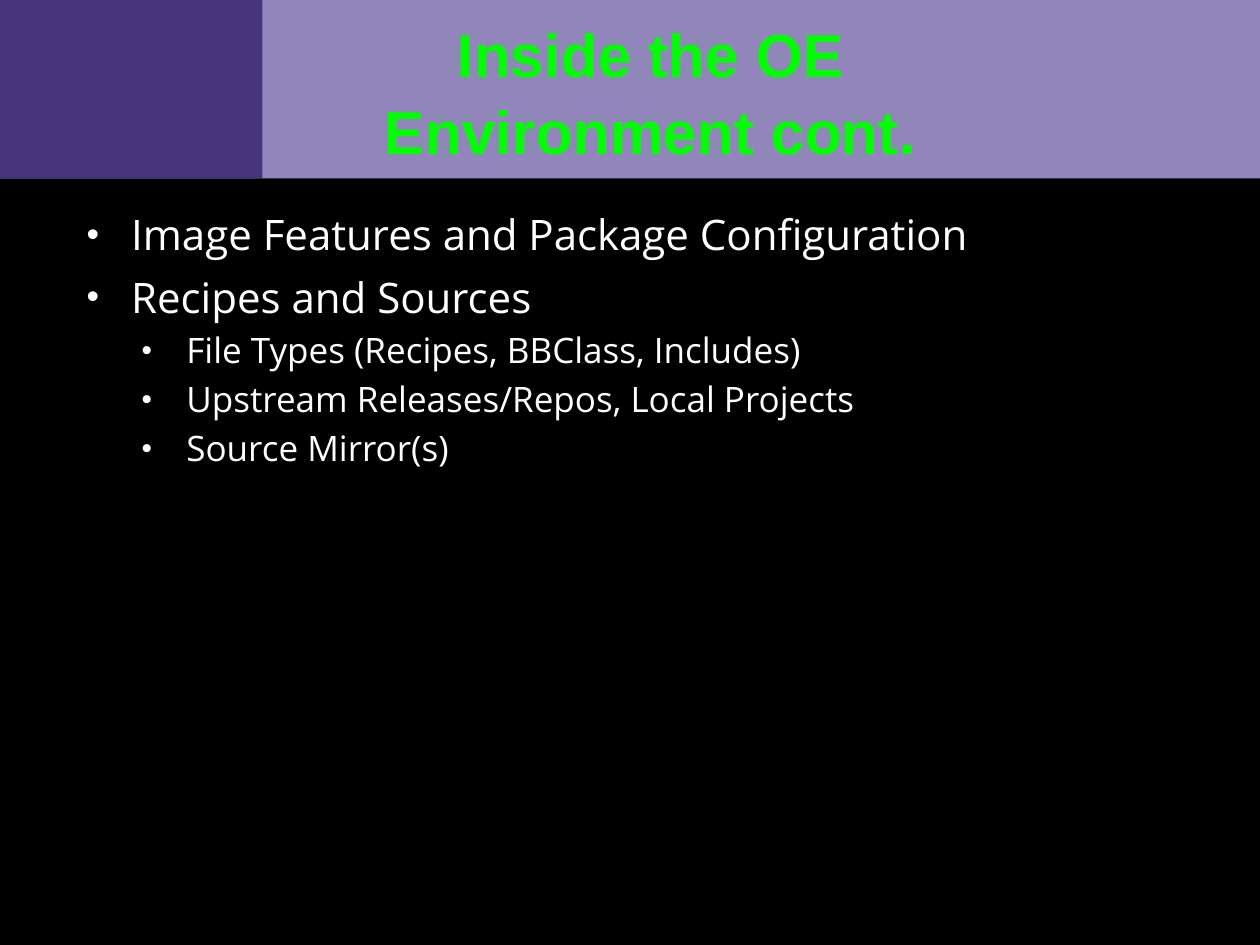
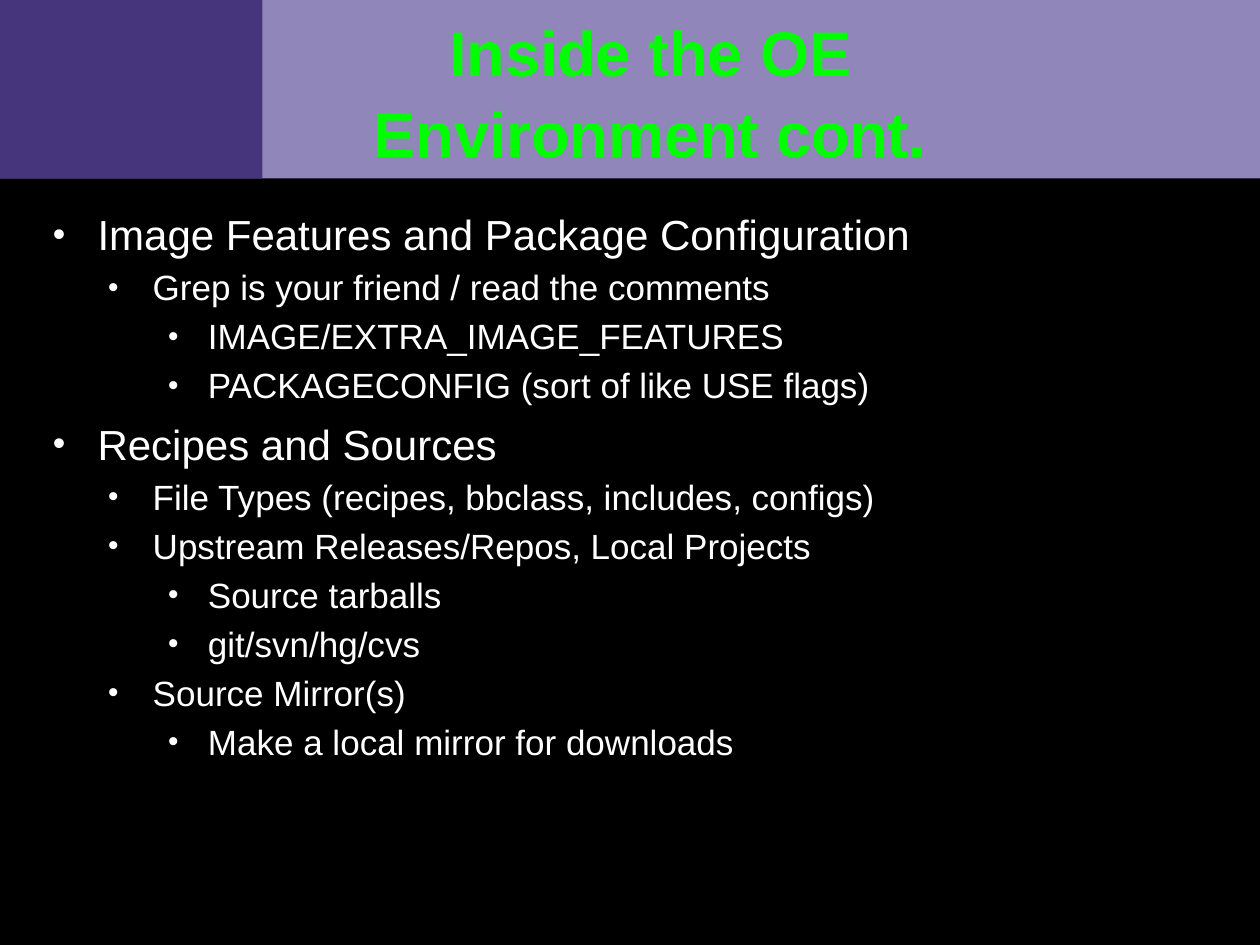
Before and after one commit to VCTLabs/scale13x-presentations, a slide deck: slide 4 of yocto_scale_handout.odp. Drawn at 1260x945 pixels with LibreOffice and Linux fonts; fonts in the diff are those of the drawing; background and template pictures are left out. Boxes give left, top, right and bottom in pixels: in the first picture for what was removed or moved away, otherwise in the second. Text is boxed around its words. In the diff, an @@ line names an element or a change of style, - is before the commit and + after.

```diff
--- a/yocto_scale_handout.odp
+++ b/yocto_scale_handout.odp
@@ title "Inside the OE Environment cont." at (374, 30, 926, 158): size 34.6 to 36 pt @@
@@ text "Image Features and Package Configuration": place and size @@
-text "Image Features and Package Configuration" at (131, 218, 967, 467)
+text "Image Features and Package Configuration" at (98, 219, 910, 756)
@@ text at (98, 219, 910, 713): font Open Sans to Arial in "Image Features and Package Configuration", "Recipes and Sources", "Upstream Releases/Repos, Local Projects", "Source Mirror(s)" @@
@@ text at (153, 274, 870, 405): paragraphs added @@
+  • Grep is your friend / read the comments
+    • IMAGE/EXTRA_IMAGE_FEATURES
+    • PACKAGECONFIG (sort of like USE flags)
@@ text at (153, 484, 875, 517): text changed; font Open Sans to Arial @@
-  • File Types (Recipes, BBClass, Includes)
+  • File Types (recipes, bbclass, includes, configs)
@@ text at (208, 582, 442, 664): paragraphs added @@
+    • Source tarballs
+    • git/svn/hg/cvs
@@ text at (208, 729, 733, 756): paragraph added @@
+    • Make a local mirror for downloads
```
Also in this commit, not shown: 10 other slides changed.
